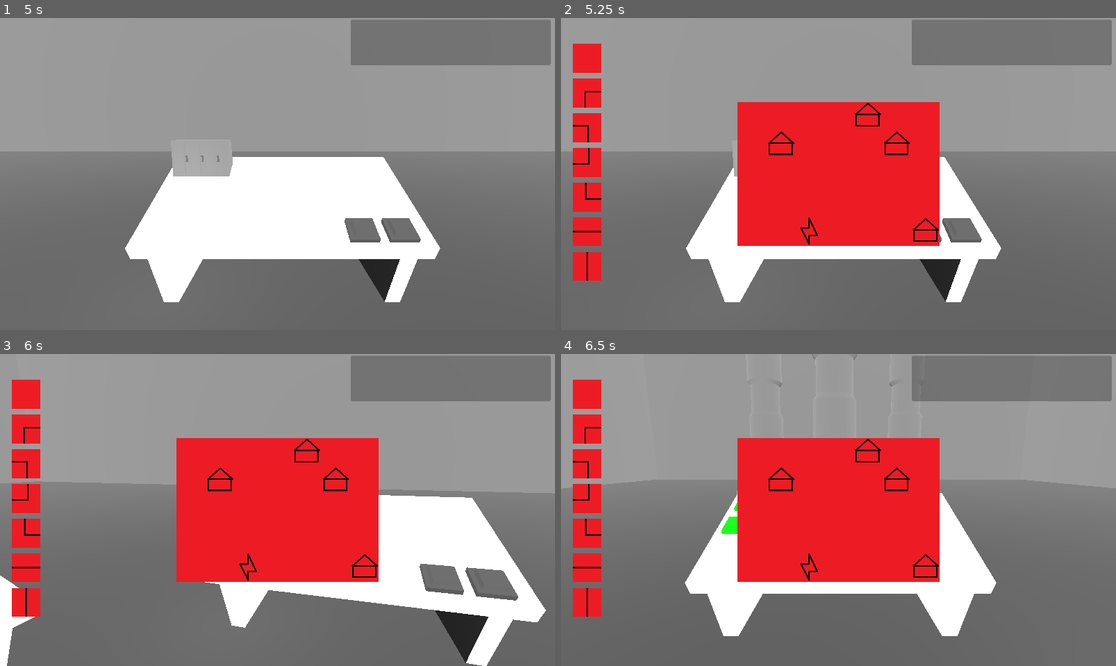
Above: before the commit, frames 1-4 (two rows, left to right).
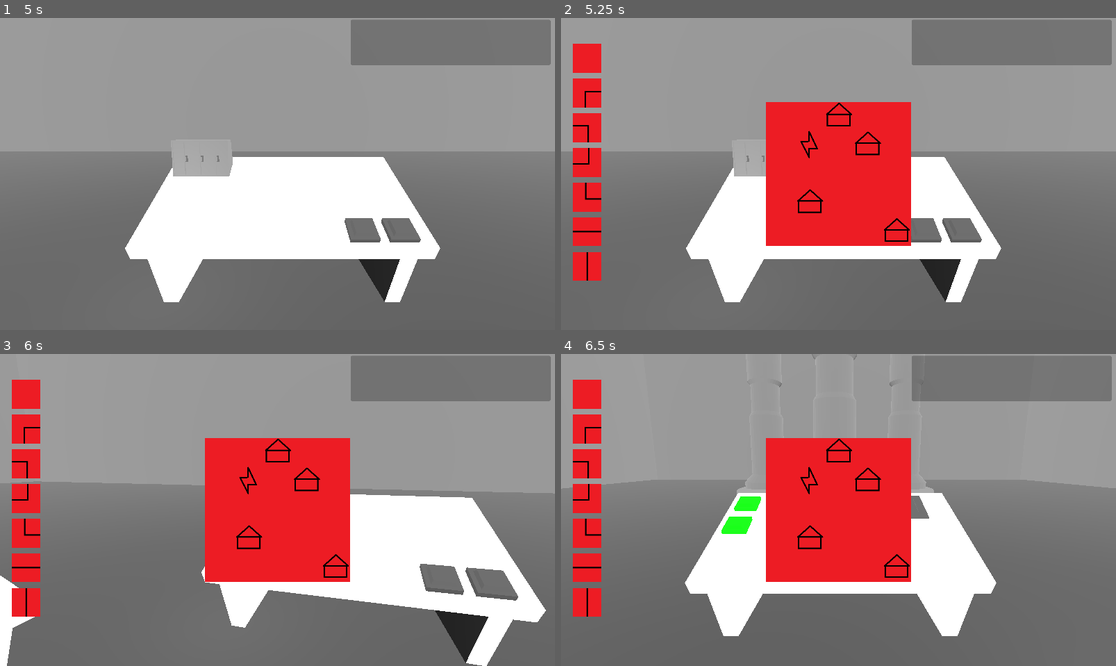
Above: after the commit, the same moments.

Repository: ThomasLarsonBusiness/Atom-Punk-Project
Game: Godot game, scene res://Scenes/Environments/sce_main_game.tscn
The game is run twice, just before and just after one commit, with the same random seed, the same clock (stepped at 60 frames per second) and the same inputs.
Inputs (mouse positions are in pixels of both pictures, inside the frame that each line leads up to):
- Up to frame 1 (5 s): click (410, 164) at 0.52 s; type "12" at 0.6 s; click (477, 164) at 0.75 s; type "12" at 0.83 s; click (410, 211) at 0.98 s; type "12" at 1.07 s; click "Play Shift 1" at 1.25 s; tap Enter at 2 s; move the mouse to (399, 158) at 2.02 s; tap W (Look Forward) at 2.1 s; click (399, 158) at 2.17 s; tap Space at 2.75 s; move the mouse to (166, 189) at 2.77 s; tap A (Look Left) at 2.85 s; click (166, 189) at 2.92 s; move the mouse to (333, 105) at 3.52 s; tap D (Look Right) at 3.6 s; click (333, 105) at 3.67 s; move the mouse to (249, 236) at 4.27 s; click (249, 236) at 4.35 s
- Up to frame 2 (5.25 s): tap Enter at 5 s; move the mouse to (1005, 220) at 5.02 s; tap S (Toggle Puzzle) at 5.1 s; click (1005, 220) at 5.17 s
- Up to frame 3 (6 s): tap Space at 5.75 s; move the mouse to (27, 394) at 5.77 s; tap W (Look Forward) at 5.85 s; click (27, 394) at 5.92 s
- Up to frame 4 (6.5 s): no input

Frame 1 is identical in both runs. In frame 2, 5.5% of the frame differs, in the area x 31-69%, y 26-74%; in frame 3, 5.5%; in frame 4, 5.5%.

Commit message:
Fixed the Solving Bug, Should Now Work

Diff:
--- a/Assets/Scripts/Win Condition/WinConditionGridManager.gd
+++ b/Assets/Scripts/Win Condition/WinConditionGridManager.gd
@@ -80,7 +80,6 @@
 
 	# Sets the Amount of Cables Needed
 	cables_needed = (house_locs.size() + 1) * 3
-	print(cables_needed)
 
 # Updates a tile's texture and data
 func update_tile(x, y):
@@ -116,10 +115,13 @@
 			var ydir = cardinal_directions[i].y
 			var coords = Vector2(current_tile.x_value + xdir, current_tile.y_value + ydir)
 			if coords.x < 0 || coords.x > grid_width-1 || coords.y < 0 || coords.y > grid_height-1:
-				print("cope")
 				continue
 
-			if tiles[current_tile.x_value + xdir][current_tile.y_value + ydir].cable_value == 1:
+			var tempTile = tiles[current_tile.x_value + xdir][current_tile.y_value + ydir]
+			if tempTile.cable_value == 1:
+				if tempTile.cable_directions.find(Vector2(-xdir, -ydir)) == -1:
+					continue
+
 				direction_to_ignore = Vector2(-xdir, -ydir)
 				current_tile = tiles[current_tile.x_value + xdir][current_tile.y_value + ydir]
 				break
@@ -147,6 +149,7 @@
 						return
 
 					direction_to_ignore = Vector2(-direction.x, -direction.y)
+					break
 
 		# Checks if it found a house
 		if current_tile.is_building == true:
--- /dev/null
+++ b/Data/Puzzles/PrebuiltTestPuzzle.json
@@ -0,0 +1 @@
+{"grid_size":{"x":7,"y":5},"house_locs":["(1, 1)","(4, 0)","(5, 1)","(6, 4)"],"power_loc":{"x":2,"y":4}}
--- a/Data/Shifts/Shift1.json
+++ b/Data/Shifts/Shift1.json
@@ -1,4 +1,4 @@
 {
 	"Difficulties": [5, 5, 0, 0, 0],
-	"Puzzle Path": "res://Data/Puzzles/TestPuzzle.json"
+	"Puzzle Path": "res://Data/Puzzles/SimpleSquare.json"
 }
